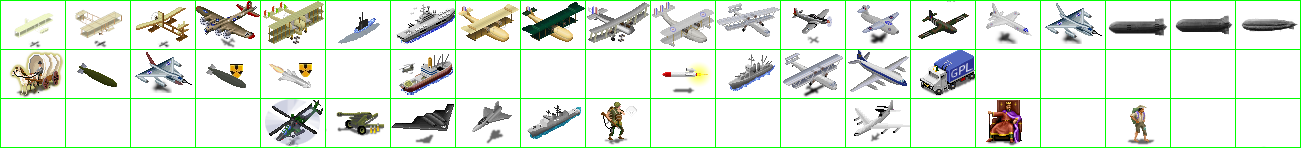
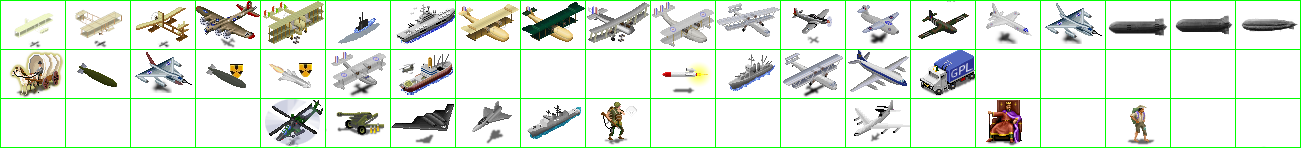
Before/after of a 1301×148 layered artwork. What changed in the layer stack:
painted on "units" over [331, 52, 386, 97]
